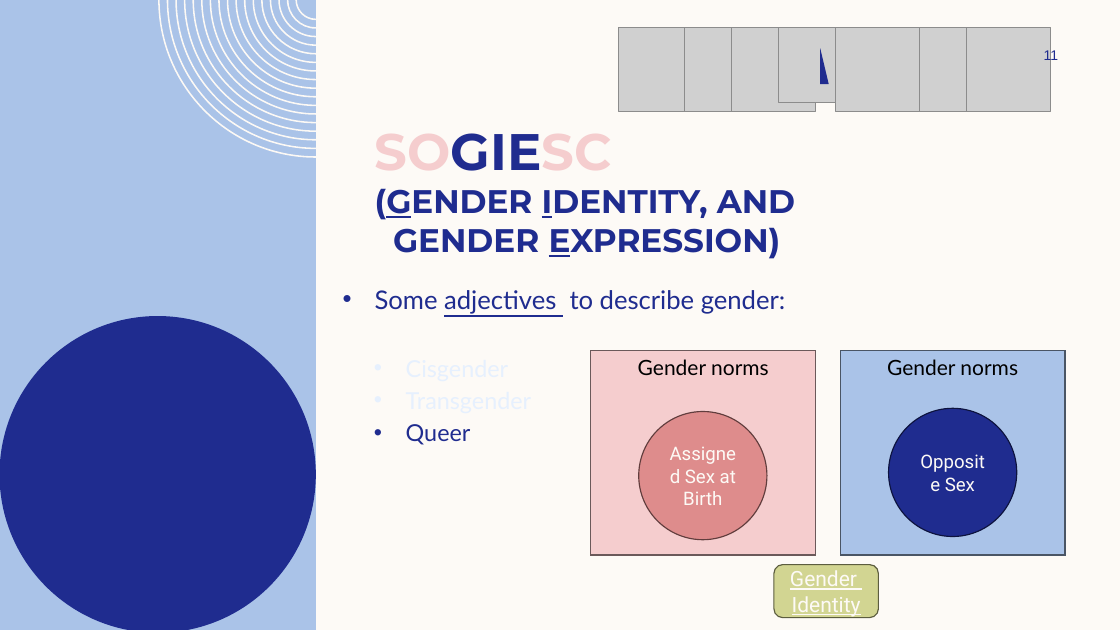
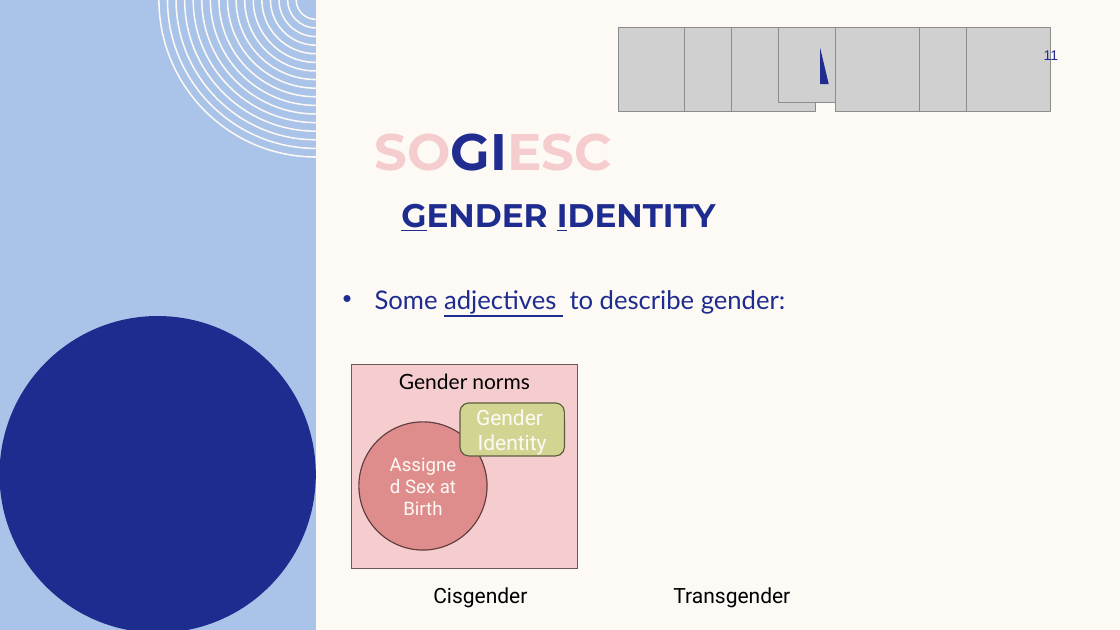
Before and after one commit to InterstellarMist/VIP-Workshop-2024, a slide deck: slide 11 of Gender Sensitivity Training/SOGIESC Workshop.pptx. Drawn at 1120x630 pixels with LibreOffice and Linux fonts; fonts in the diff are those of the drawing; grey boxes stand for pictures; background and template pictures are left out. Boxes give left, top, right and bottom in pixels: in the first picture for what was removed or moved away, otherwise in the second. Text is boxed around its words. In the diff, an @@ line names an element or a change of style, - is before the commit and + after.

Commit message:
edited slides

```diff
--- a/Gender Sensitivity Training/SOGIESC Workshop.pptx
+++ b/Gender Sensitivity Training/SOGIESC Workshop.pptx
@@ text at [375, 133, 612, 171]: text changed; size 28 to 44 pt; text colour #1F2C8F to #F5CDCE @@
-SOGIESC
-(GENDER IDENTITY, AND
-GENDER EXPRESSION)
+SOGIESC
@@ text added at [401, 203, 716, 231], 28 pt, text #1F2C8F, bold @@
+GENDER IDENTITY
@@ rectangle removed at [840, 350, 1065, 555] @@
-Gender norms
@@ rectangle "Gender norms": place and size @@
-rectangle "Gender norms" at [591, 350, 816, 555]
+rectangle "Gender norms" at [352, 365, 577, 570]
@@ rounded rectangle "Gender": place and size @@
-rounded rectangle "Gender" at [774, 565, 878, 618]
+rounded rectangle "Gender" at [460, 403, 565, 456]
@@ rounded rectangle "Gender" at [460, 403, 565, 456]: underline off @@
@@ ellipse removed at [889, 408, 1017, 537] @@
-Opposite Sex
@@ ellipse "Assigned Sex at Birth": place and size @@
-ellipse "Assigned Sex at Birth" at [639, 412, 767, 540]
+ellipse "Assigned Sex at Birth" at [359, 422, 487, 550]
@@ text at [406, 424, 471, 445]: paragraphs removed @@
-  • Cisgender
-  • Transgender
-  • Queer
@@ text added at [433, 587, 527, 608], 18 pt, text #000000 @@
+Cisgender
@@ text added at [673, 587, 790, 608], 18 pt, text #000000 @@
+Transgender
```
Also in this commit, not shown: 13 other slides changed, 9 slides added.
